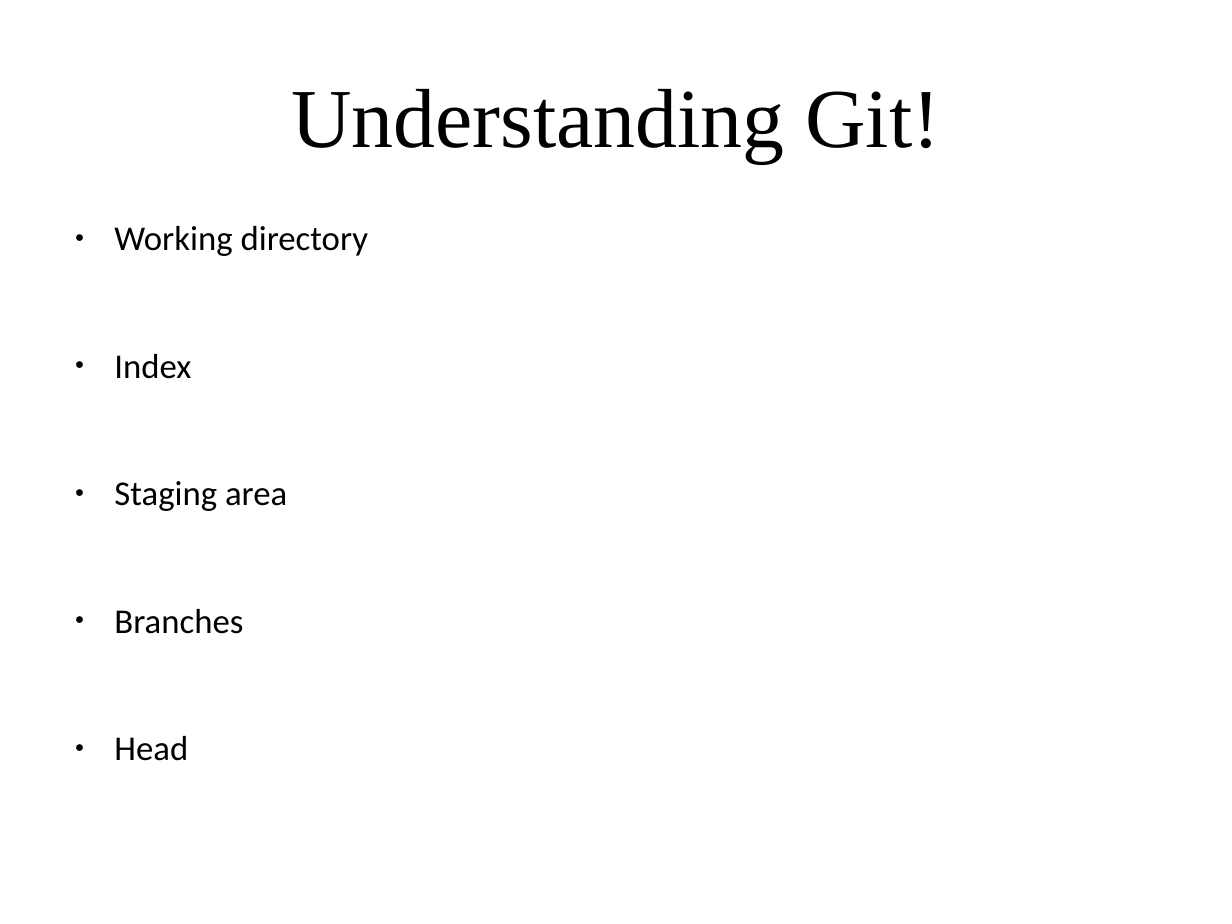
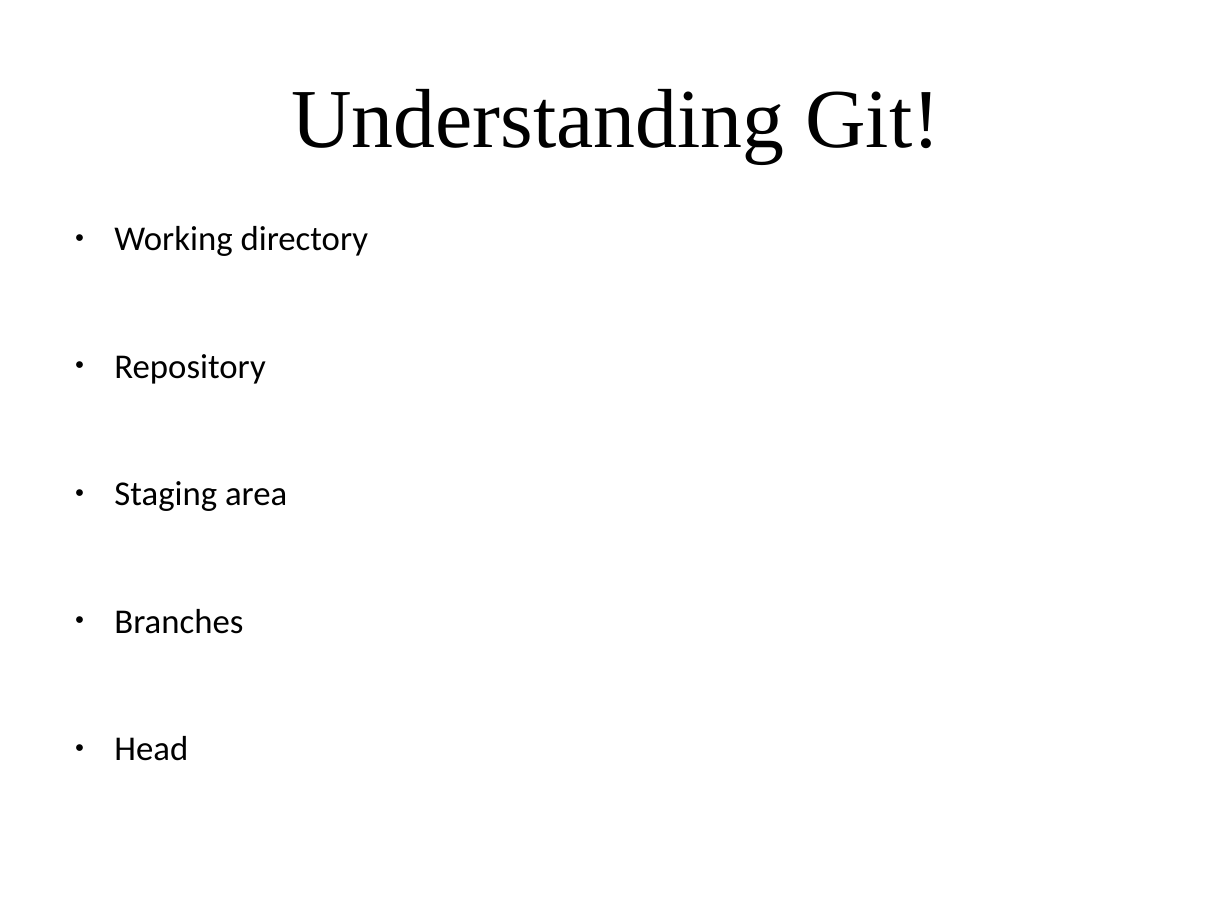
Before and after one commit to amueller/applied_ml_spring_2017, a slide deck: slide 11 of slides/aml-02-012317.odp. Drawn at 1232x924 pixels with LibreOffice and Linux fonts; fonts in the diff are those of the drawing. Boxes give left, top, right and bottom in pixels: in the first picture for what was removed or moved away, otherwise in the second. Text is boxed around its words. In the diff, an @@ line names an element or a change of style, - is before the commit and + after.

```diff
--- a/slides/aml-02-012317.odp
+++ b/slides/aml-02-012317.odp
@@ text at bbox=[114, 354, 265, 384]: text changed @@
-● Index
+● Repository
```
Also in this commit, not shown: 1 other slide changed, 1 other file.
